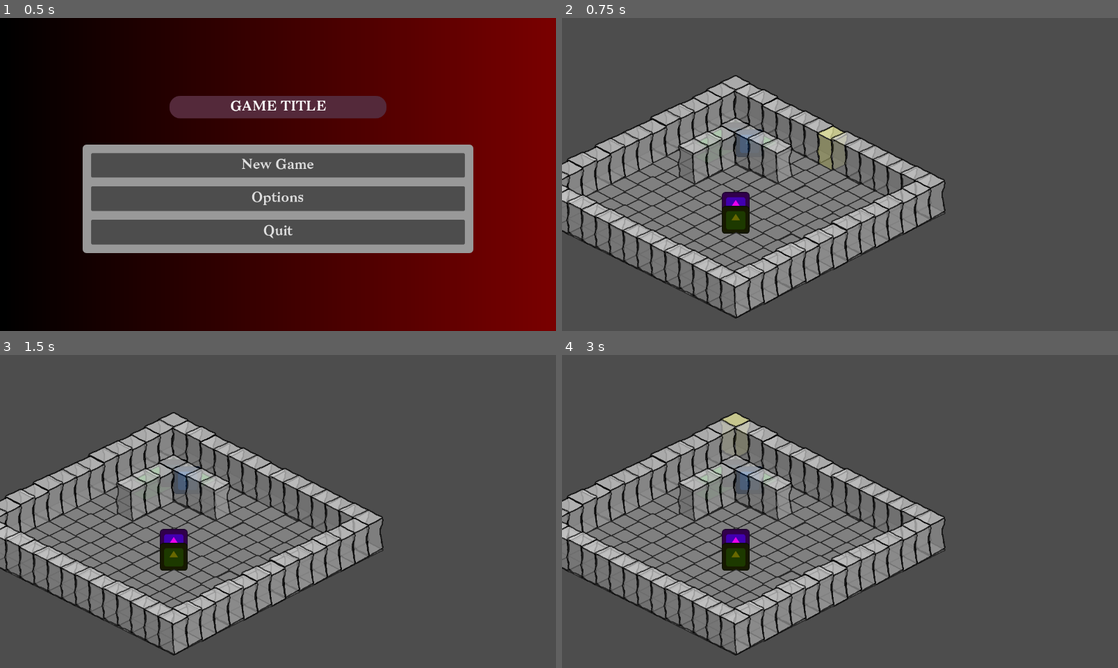
Above: before the commit, frames 1-4 (two rows, left to right).
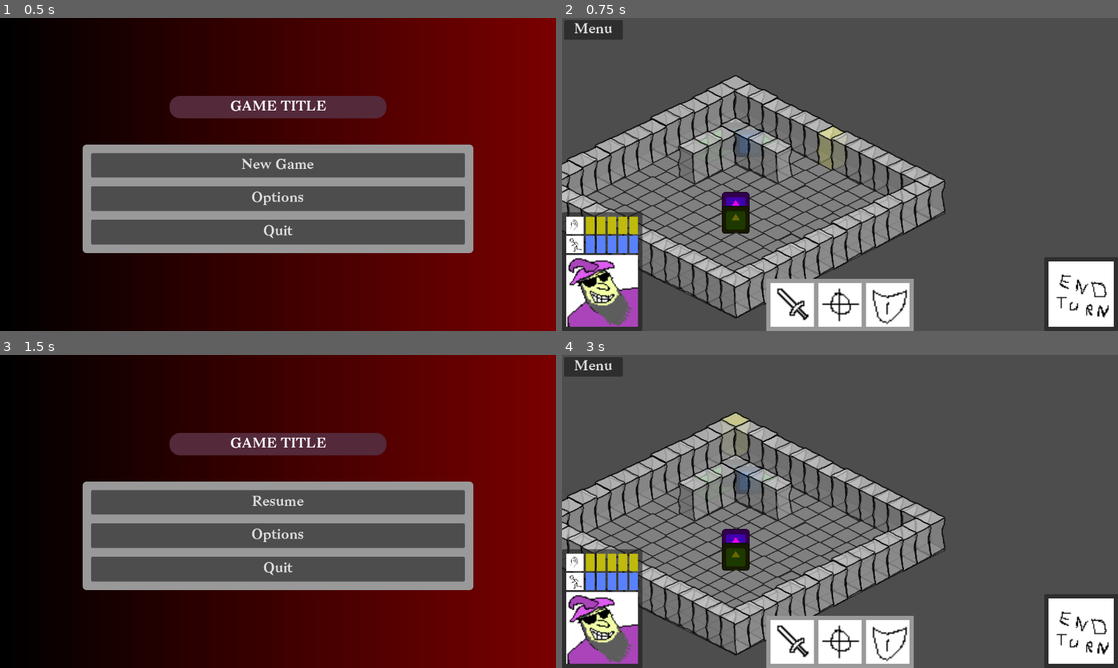
Above: after the commit, the same moments.

Repository: CiaranWoodward/LD57
Game: Godot game, scene res://scenes/main.tscn
Same seed, same stepped clock (60 frames per second), same inputs: the game is played once before the commit and once after it. The engine's default icon, where the game draws it, is replaced by a stand-in: a white triangle on a blue panel in a dark square. Sound files missing from this copy of the repository are replaced by a short silence.
Inputs (mouse positions are in pixels of both pictures, inside the frame that each line leads up to):
- Up to frame 1 (0.5 s): no input
- Up to frame 2 (0.75 s): click "New Game" at 0.5 s
- Up to frame 3 (1.5 s): click (33, 367) at 1.25 s, where only the run after the commit has a clickable "Menu"
- Up to frame 4 (3 s): click (840, 502) at 2 s, where only the run after the commit has a clickable "Resume"; tap Enter at 2.75 s; move the mouse to (734, 452) at 2.77 s; click (734, 452) at 2.92 s

Frame 1 is identical in both runs. In frame 2, 13% of the frame differs, in the area x 0-100%, y 0-100%; in frame 3, 93%; in frame 4, 13%.

Commit message:
Re-enabled HUD. Music crossfade

Diff:
--- a/main.gd
+++ b/main.gd
@@ -17,32 +17,68 @@
 		load("res://music/LD76 Level 1 Loop (Low Health).mp3")
 	]
 
+var music_player : Array[AudioStreamPlayer]
+var current_stream_player : int = 0
+var current_track : int = 0
+var music_volume : float = 0.08
+var music_urgency : bool = false
 var bloody_offset : int = (len(tracks)-1)/2
 
 var game_started : bool = false
-
 var current_level : Node
-
-var music_player : AudioStreamPlayer
 
 
 # Called when the node enters the scene tree for the first time.
 func _ready() -> void:
-	music_player = $Music
-	music_player.volume_linear = 0.08
+	music_player.resize(2)
+	music_player[0] = $Music0
+	music_player[1] = $Music1
+	music_player[0].volume_linear = music_volume
+	music_player[1].volume_linear = music_volume
 	music_track(0)
-	music_player.finished.connect(music_loop)
+	music_player[0].finished.connect(music_loop)
+	music_player[1].finished.connect(music_loop)
 
 func music_track(track) -> void:
+	current_track = track
+	music_player[current_stream_player].stream = tracks[track]
+	music_player[current_stream_player].play(0)
+
+func music_fade(track) -> void:
+	pass
+
+func music_fade_in(music_player, track, start_point) :
 	music_player.stream = tracks[track]
-	music_player.play(0)
+	music_player.volume_linear = 0
+	music_player.play(start_point)
+	var tween = create_tween().set_ease(Tween.EASE_OUT).set_trans(Tween.TRANS_EXPO)
+	tween.tween_property(music_player, "volume_linear", music_volume, 2)
 
-func music_urgency() -> void:
-	music_player.stream
+func music_fade_out(music_player) :
+	var tween = create_tween().set_ease(Tween.EASE_IN).set_trans(Tween.TRANS_SINE)
+	tween.tween_property(music_player, "volume_linear", 0, 2)
+
+#Toggle music urgency:
+func music_toggle_urgency() -> void:
+
+	var start_point = music_player[current_stream_player].get_playback_position()
+	if (music_urgency) :
+		current_track = current_track - bloody_offset
+	else :
+		current_track = current_track + bloody_offset
+
+	music_urgency = !music_urgency
+
+	music_fade_out(music_player[current_stream_player])
+	if current_stream_player == 0 :
+		current_stream_player = 1
+	else :
+		current_stream_player = 0
+	music_fade_in(music_player[current_stream_player],current_track,start_point)
 
 #Loop current track:
 func music_loop() -> void:
-	music_player.play(0)
+	music_player[current_stream_player].play(0)
 
 
 #Visibility of main menu:
@@ -57,7 +93,7 @@
 
 #Visibility of ingame HUD:
 func show_hud(enable : bool) -> void :
-	pass#$HUD.visible = enable
+	$HUD.visible = enable
 
 func show_bg(enable : bool) -> void :
 	$BG.visible = enable
@@ -128,5 +164,9 @@
 
 
 func _on_menu_options_vol_changed(volume: Variant) -> void:
-	print(volume/100/10)
-	music_player.volume_linear = volume/1000
+	music_volume = volume/1000
+	music_player[current_stream_player].volume_linear = music_volume
+
+
+func _on_menu_debug_dbg_music_mode() -> void:
+	music_toggle_urgency()
--- a/scenes/main.tscn
+++ b/scenes/main.tscn
@@ -41,10 +41,12 @@
 visible = false
 
 [node name="MenuDebug" parent="." instance=ExtResource("6_tefeu")]
-process_mode = 4
 visible = false
 
-[node name="Music" type="AudioStreamPlayer" parent="."]
+[node name="Music0" type="AudioStreamPlayer" parent="."]
+volume_db = 0.627
+
+[node name="Music1" type="AudioStreamPlayer" parent="."]
 volume_db = 0.627
 
 [connection signal="new_game_pressed" from="MenuMain" to="." method="_on_menu_main_new_game_pressed"]
@@ -53,3 +55,4 @@
 [connection signal="back_pressed" from="MenuOptions" to="." method="_on_menu_options_back_pressed"]
 [connection signal="vol_changed" from="MenuOptions" to="." method="_on_menu_options_vol_changed"]
 [connection signal="PauseMenu" from="HUD" to="." method="_on_hud_pause_menu"]
+[connection signal="dbg_music_mode" from="MenuDebug" to="." method="_on_menu_debug_dbg_music_mode"]
